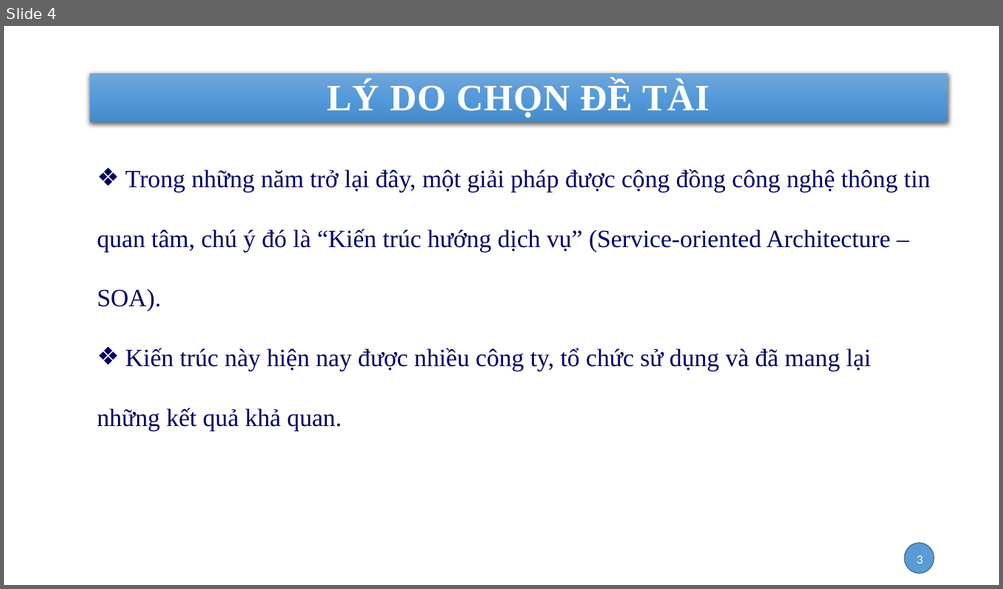
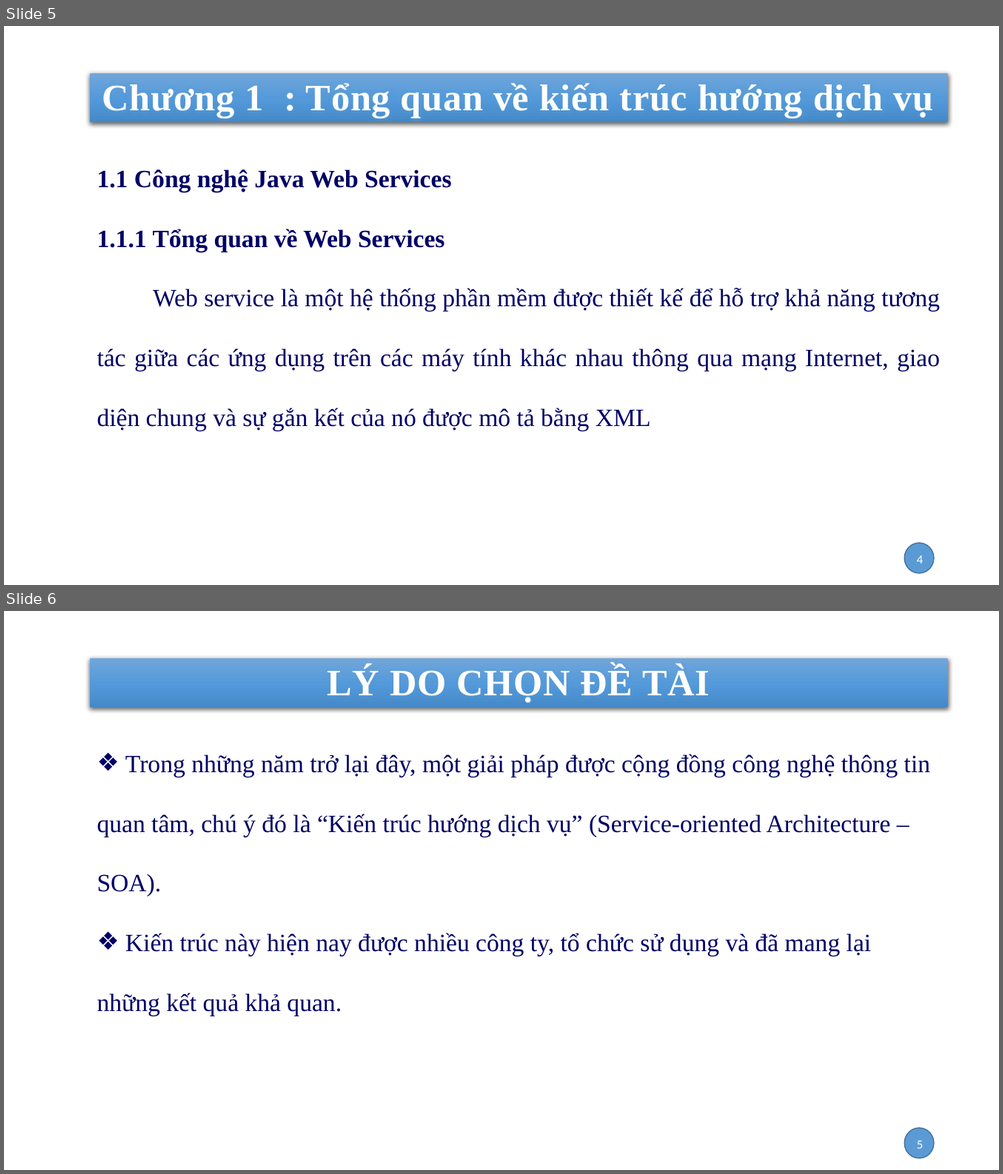
Before and after one commit to nhanhnt/LUANVAN, a slide deck: WORD/luanvan_nhanhnt.pptx. Shown one above the other, each under a label of ours: slide 4 before the commit, slides 5 and 6 after it. The pictures are 1003x589 and 1003x1174 pixels, drawn with LibreOffice and Linux fonts; fonts in the diff are those of the drawing; background and template pictures are left out. Boxes give left, top, right and bottom in pixels: in the first picture for what was removed or moved away, otherwise in the second. Text is boxed around its words. In the diff, an @@ line names an element or a change of style, - is before the commit and + after.

```diff
--- a/WORD/luanvan_nhanhnt.pptx
+++ b/WORD/luanvan_nhanhnt.pptx
@@ slide 5 added at box(4, 26, 999, 585), background picture (left out) @@
@@ rectangle added at box(90, 73, 948, 122), fill gradient #71A6DB to #559BDB to #448ACA, 36 pt, text #FEFEFE, bold @@
+Chương 1 : Tổng quan về kiến trúc hướng dịch vụ
@@ text added at box(97, 170, 939, 431), 24 pt, text #000066 @@
+1.1 Công nghệ Java Web Services
+1.1.1 Tổng quan về Web Services
+Web service là một hệ thống phần mềm được thiết kế để hỗ trợ khả năng tương tác giữa các ứng dụng trên các máy tính khác nhau thông qua mạng Internet, giao diện chung và sự gắn kết của nó được mô tả bằng XML
@@ ellipse added at box(905, 543, 933, 574), fill #5B9BD5, outline #43739E 1 pt @@
@@ page number added at box(916, 556, 922, 564), 12 pt, text #FFFFFF @@
+4
@@ what was slide 4 is now slide 6 @@
@@ page number at box(916, 1141, 922, 1149): text changed @@
-3
+5
```
Also in this commit, not shown: 2 slides changed, 2 other slides added, 1 slide removed.
